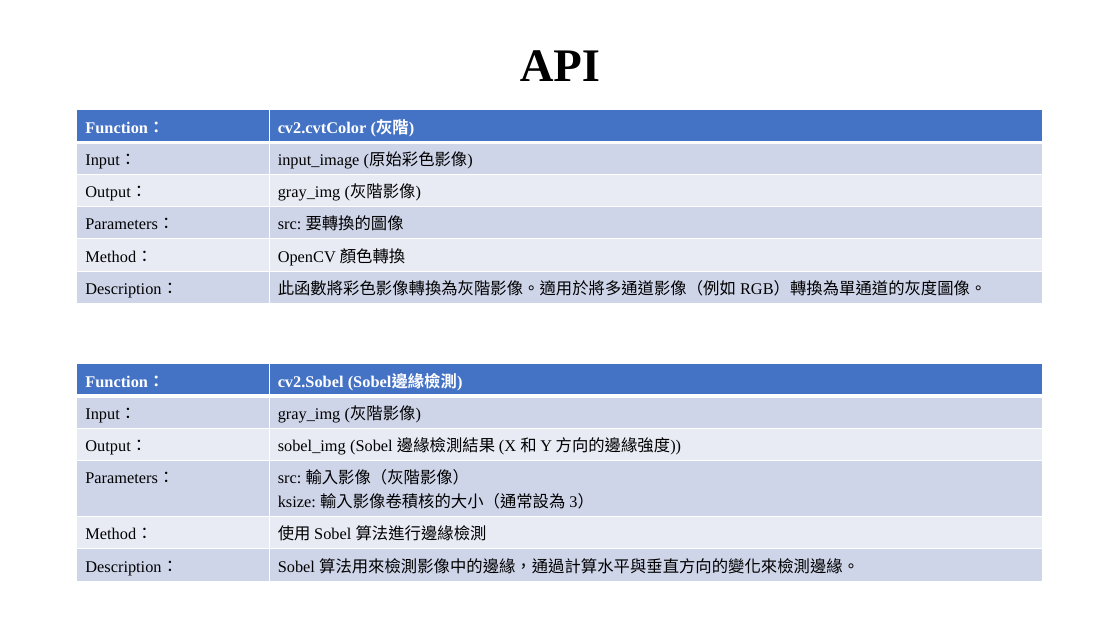
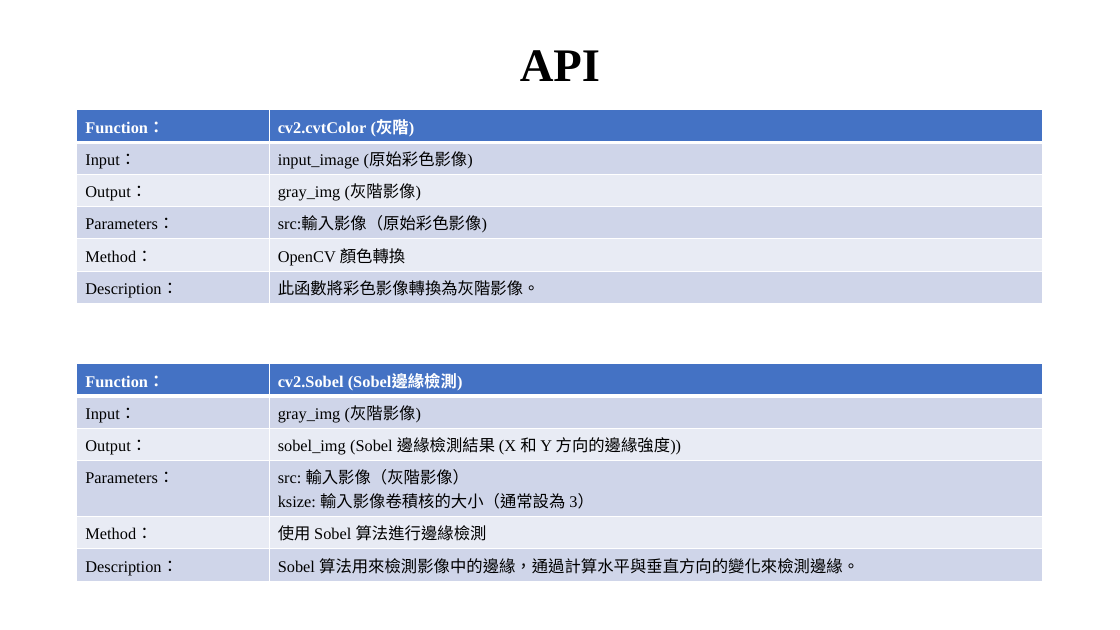
Before and after one commit to xup6tp6u4/Image-processing, a slide deck: slide 7 of 馬路分割_F112112136_林宸毅.pptx. Drawn at 1120x630 pixels with LibreOffice and Linux fonts; fonts in the diff are those of the drawing; background and template pictures are left out. Boxes give left, top, right and bottom in pixels: in the first picture for what was removed or moved away, otherwise in the second. Text is boxed around its words. In the diff, an @@ line names an element or a change of style, - is before the commit and + after.

Commit message:
嵌入式影像處理-馬路分割

```diff
--- a/馬路分割_F112112136_林宸毅.pptx
+++ b/馬路分割_F112112136_林宸毅.pptx
@@ table at box(77, 110, 1044, 303) @@
-row 4, column 2: src: 要轉換的圖像
+row 4, column 2: src:輸入影像（原始彩色影像)
-row 6, column 2: 此函數將彩色影像轉換為灰階影像。適用於將多通道影像（例如 RGB）轉換為單通道的灰度圖像。
+row 6, column 2: 此函數將彩色影像轉換為灰階影像。
```
Also in this commit, not shown: 2 other slides changed.
